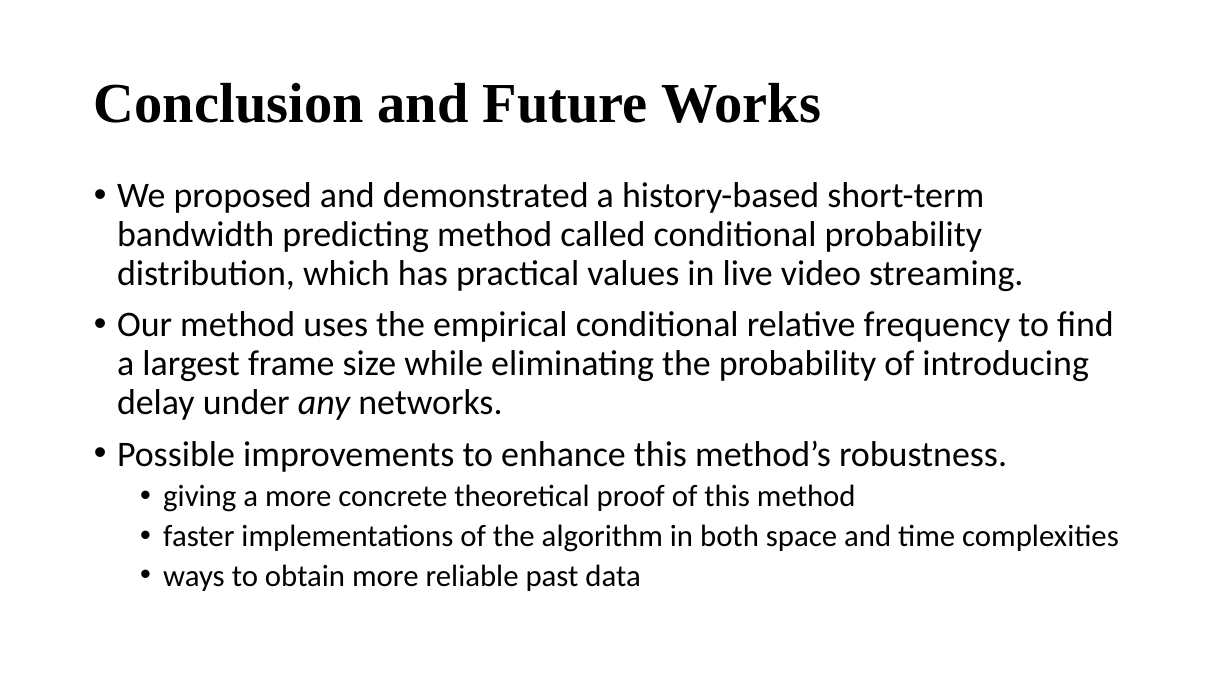
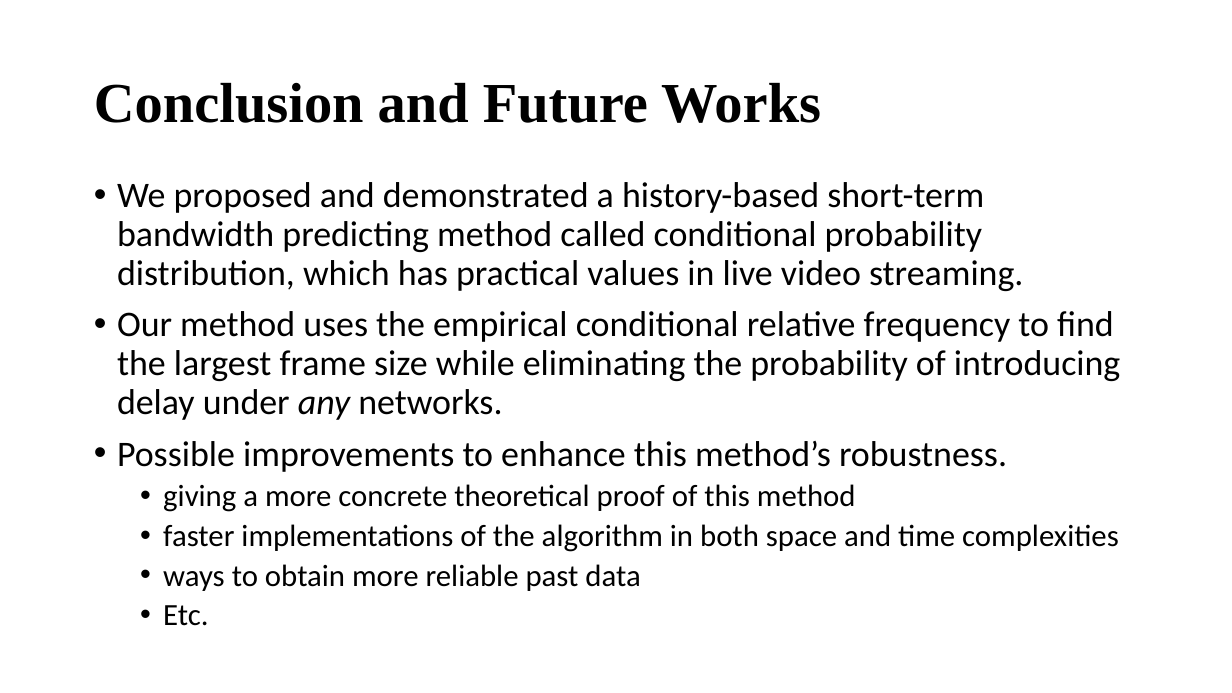
Before and after one commit to williamzheng0711/online-cdf-streaming, a slide deck: slide 15 of ESTR4999_Notes/ESTR4999_Presentation.pptx. Drawn at 1232x693 pixels with LibreOffice and Linux fonts; fonts in the diff are those of the drawing. Boxes give left, top, right and bottom in pixels: in the first picture for what was removed or moved away, otherwise in the second. Text is boxed around its words. In the diff, an @@ line names an element or a change of style, - is before the commit and + after.

```diff
--- a/ESTR4999_Notes/ESTR4999_Presentation.pptx
+++ b/ESTR4999_Notes/ESTR4999_Presentation.pptx
@@ text at bbox=[117, 311, 1120, 420]: text changed @@
-• Our method uses the empirical conditional relative frequency to find a largest frame size while eliminating the probability of introducing delay under any networks.
+• Our method uses the empirical conditional relative frequency to find the largest frame size while eliminating the probability of introducing delay under any networks.
@@ text at bbox=[163, 605, 208, 626]: paragraph added @@
+  • Etc.
```
Also in this commit, not shown: 1 other file.
